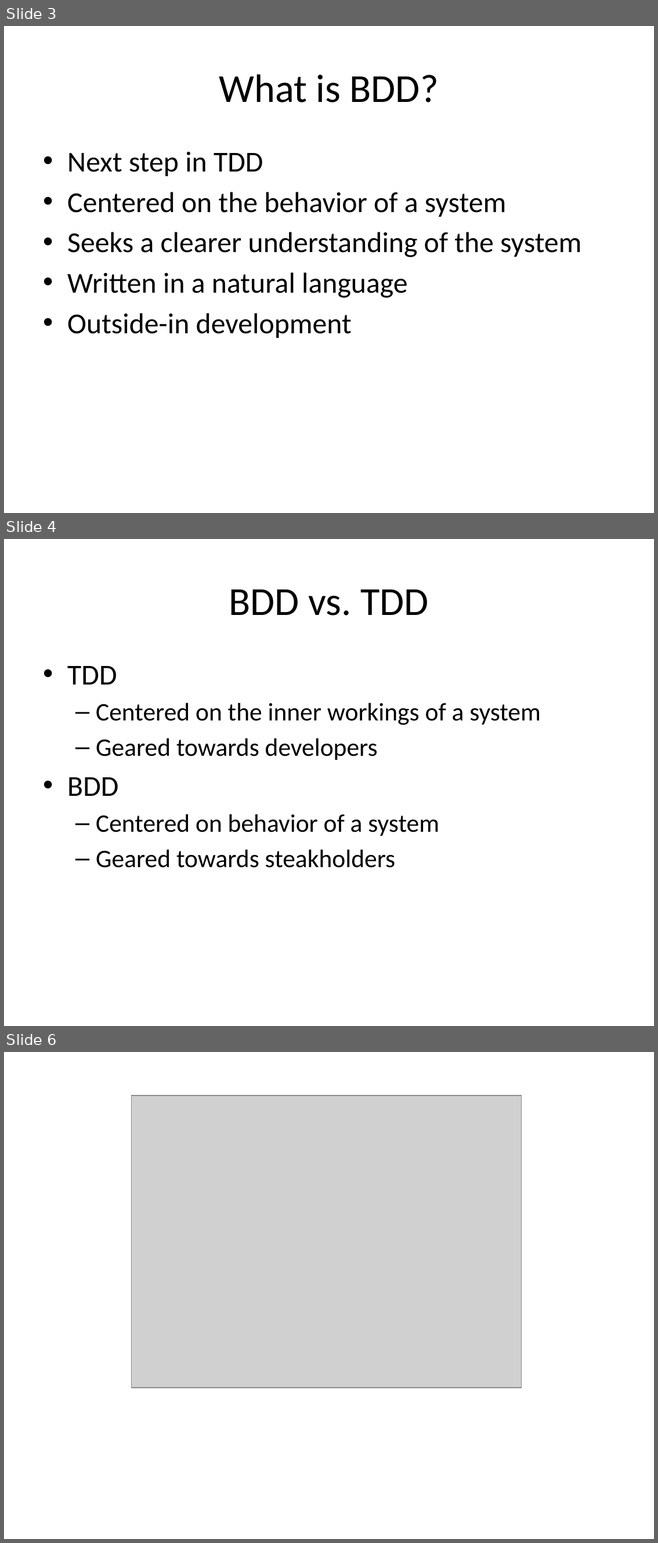
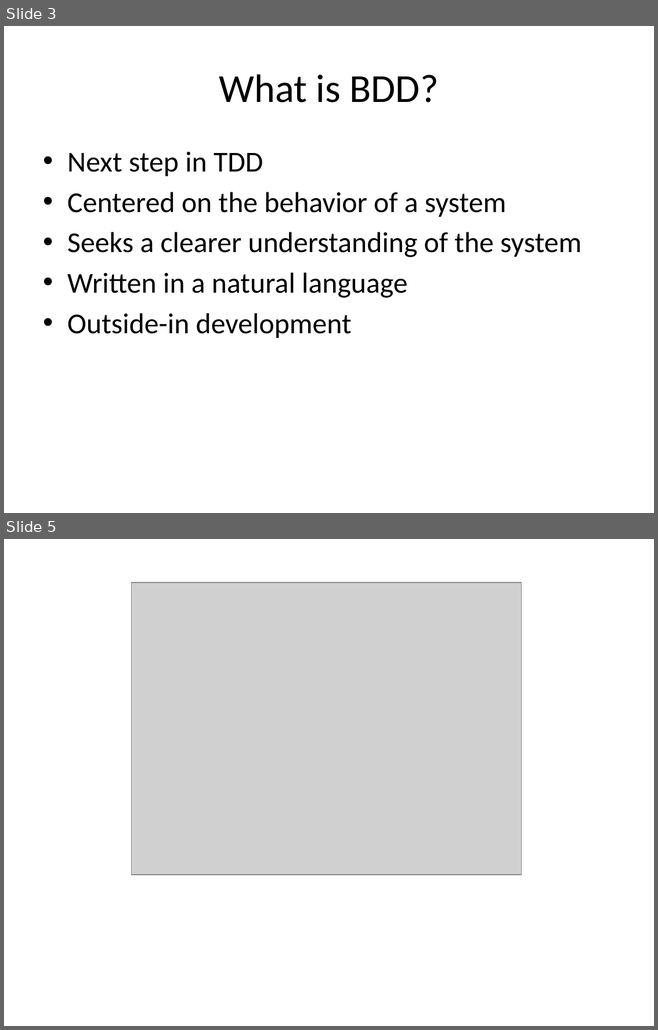
Before and after one commit to jerrelblankenship/Presentations, a slide deck: ColumbusCodeCamp2012/Slides/BDDWebApp.pptx. Shown one above the other, each under a label of ours: slides 3, 4 and 6 before the commit, slides 3 and 5 after it; the slides between them are not shown. The pictures are 658x1543 and 658x1030 pixels, drawn with LibreOffice and Linux fonts; fonts in the diff are those of the drawing; grey boxes stand for pictures. Boxes give left, top, right and bottom in pixels: in the first picture for what was removed or moved away, otherwise in the second. Text is boxed around its words. In the diff, an @@ line names an element or a change of style, - is before the commit and + after.

```diff
--- a/ColumbusCodeCamp2012/Slides/BDDWebApp.pptx
+++ b/ColumbusCodeCamp2012/Slides/BDDWebApp.pptx
@@ slide 4 removed at (x1=4, y1=539, x2=654, y2=1026), background #FFFFFF @@
@@ title removed at (x1=229, y1=589, x2=429, y2=616) @@
-BDD vs. TDD
@@ text removed at (x1=67, y1=666, x2=540, y2=868) @@
-• TDD
-  – Centered on the inner workings of a system
-  – Geared towards developers
-• BDD
-  – Centered on behavior of a system
-  – Geared towards steakholders
@@ what was slide 6 is now slide 5 @@
```
Also in this commit, not shown: 5 slides changed, 1 slide added.
